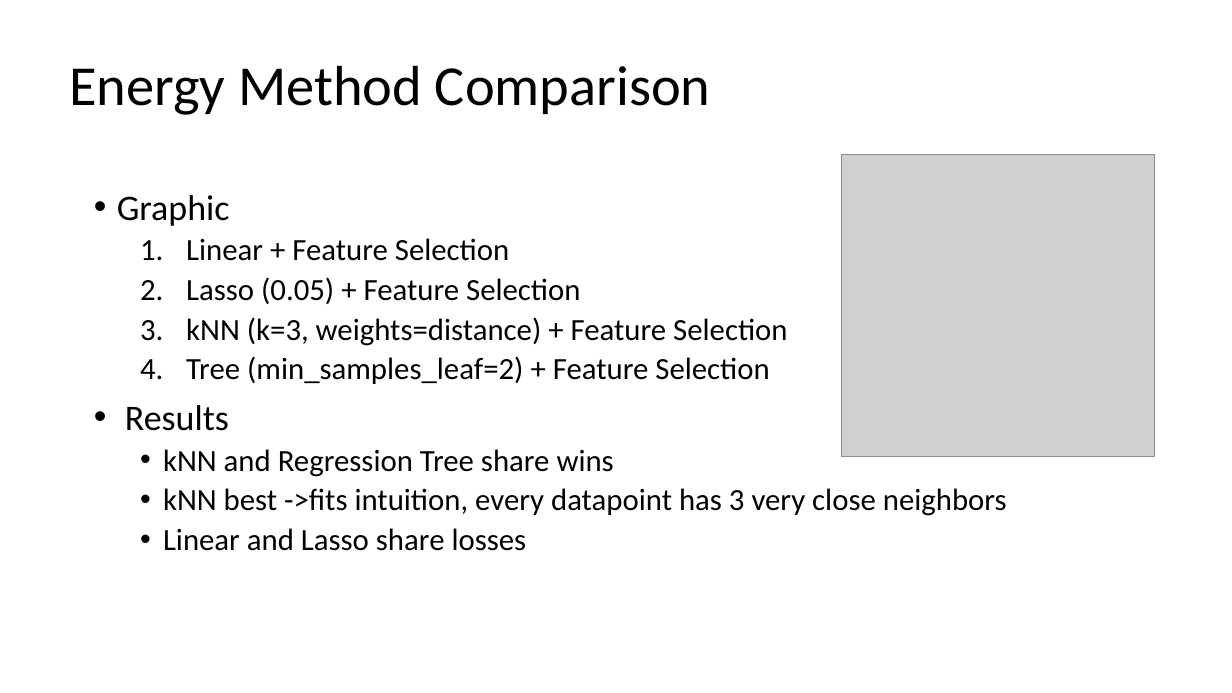
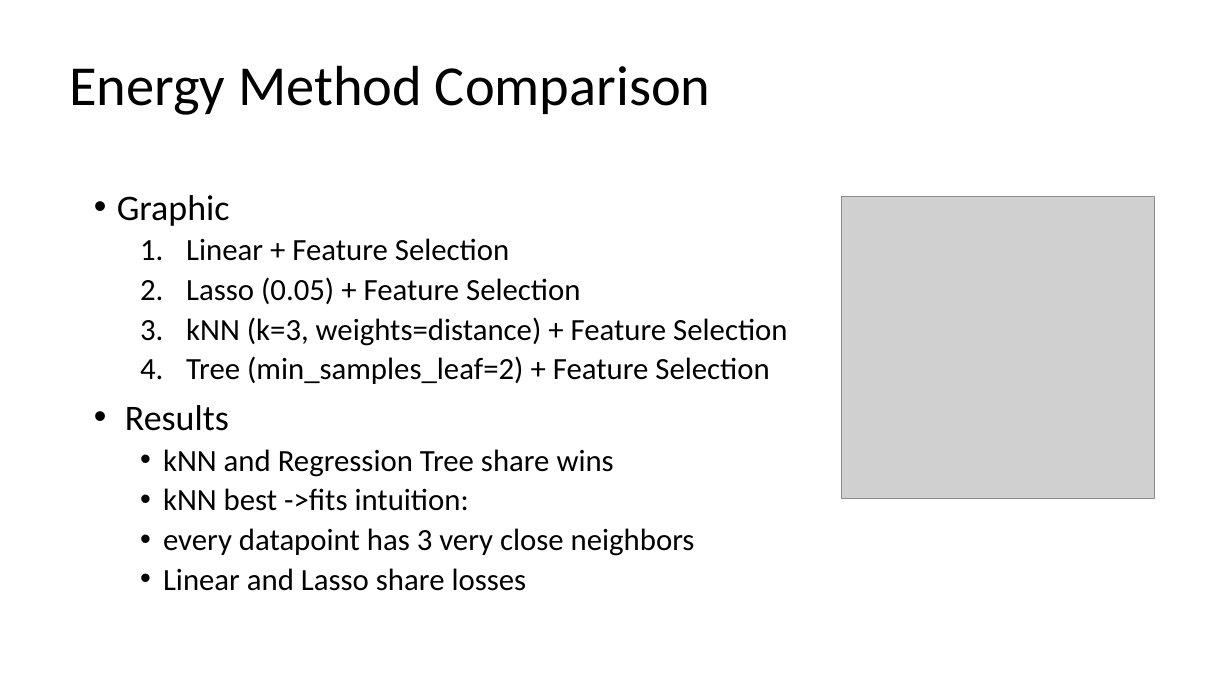
Before and after one commit to pstroppa/machine_learning, a slide deck: slide 24 of Machine_Learning_E1_o1.pptx (slide 19 before the commit). Drawn at 1232x693 pixels with LibreOffice and Linux fonts; fonts in the diff are those of the drawing; grey boxes stand for pictures; background and template pictures are left out. Boxes give left, top, right and bottom in pixels: in the first picture for what was removed or moved away, otherwise in the second. Text is boxed around its words. In the diff, an @@ line names an element or a change of style, - is before the commit and + after.

```diff
--- a/Machine_Learning_E1_o1.pptx
+++ b/Machine_Learning_E1_o1.pptx
@@ picture: place and size @@
-picture at (841,154,1154,457)
+picture at (841,197,1154,499)
@@ text at (163,488,695,556): text changed @@
-  • kNN best ->fits intuition, every datapoint has 3 very close neighbors
+  • kNN best ->fits intuition:
+  • every datapoint has 3 very close neighbors
```
Also in this commit, not shown: 26 other slides changed, 6 slides added, 1 other file.
